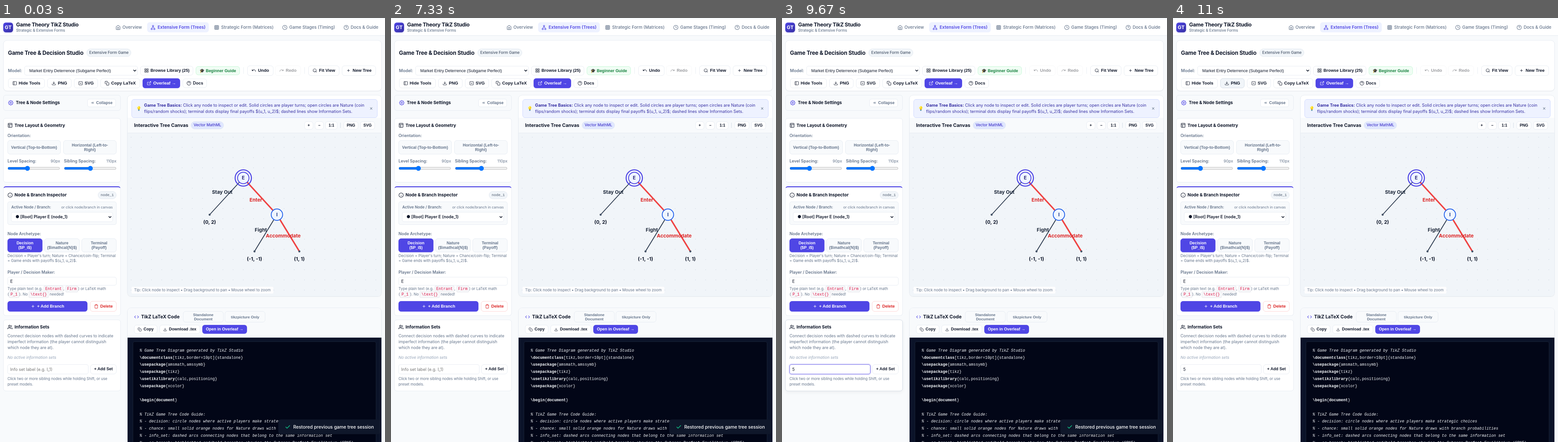
Above: before the commit, frames 1-4 (left to right).
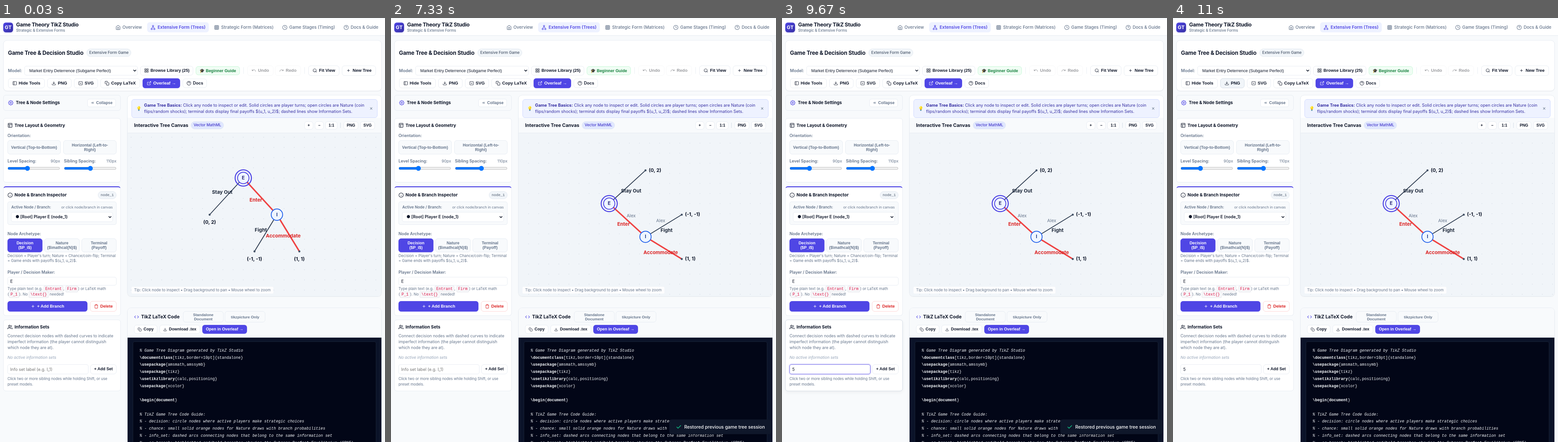
Above: after the commit, the same moments.

Repository: kochiuyu/GameTikzStudio
Game: browser game, page GameTree.html
Two runs of this game, one before a commit and one after it. Both use one fixed random seed, a clock stepped at 60 frames per second and the inputs below.
Inputs (mouse positions are in pixels of both pictures, inside the frame that each line leads up to):
- Up to frame 1 (0.03 s): no input
- Up to frame 2 (7.33 s): click (437, 369) at 0.27 s; type "Alex" at 0.27 s; click "Enter" at 0.52 s; click (479, 327) at 0.77 s; type "Alex" at 0.77 s; click "SVG" at 1.27 s; tap Escape at 1.52 s; click "Fight" at 1.77 s; click "SVG" at 2.02 s; click "×" at 2.77 s; right-click (633, 200) at 3.33 s; click "+" at 3.52 s; click "SVG" at 4.27 s; click (479, 327) at 4.77 s; type "Alex" at 4.77 s; click (437, 441) at 5.02 s; type "3" at 5.02 s; tap Enter at 5.05 s; click "Horizontal (Left-to-Right)" at 5.77 s; right-click (633, 200) at 6.33 s; click (479, 166) at 6.52 s; click "Extensive Form (Trees)" at 7.27 s
- Up to frame 3 (9.67 s): click "1:1" at 8.02 s; click "Fit View" at 8.77 s; click (828, 369) at 9.52 s; type "5" at 9.52 s; tap Enter at 9.55 s
- Up to frame 4 (11 s): click "PNG" at 10.27 s

The runs differ from the first frame. In frame 1, 0.1% of the frame differs, in the area x 65-98%, y 12-99%; in frame 2, 0.8%, in the area x 33-99%, y 12-66%; in frame 3, 0.8%; in frame 4, 0.8%.

Commit message:
Fix browser history restoration and validate real LaTeX exports

Diff:
--- a/GameTree.html
+++ b/GameTree.html
@@ -583,17 +583,16 @@
         selectNode(activeTreeModel.nodes[activeTreeModel.rootId]);
       }
 
-      updateUI();
-
-      // Check for auto-saved session
+      // Restore before the first render can push the default preset to storage.
       if (window.gameTreeHistory) {
         if (window.gameTreeHistory.restoreFromStorage()) {
           canvasRenderer.model = activeTreeModel;
           canvasRenderer.fitToScreen();
-          updateUI();
           if (window.showToast) window.showToast('Restored previous game tree session');
         }
-      }
+        window.gameTreeHistory.init();
+      }
+      updateUI();
     }
 
     function updateNodeDropdown() {
@@ -921,6 +920,15 @@
       renderInfoSetsUI();
       updateNodeDropdown();
     }
+
+    // History replaces node objects; reconnect the inspector to the restored
+    // node and refresh every view while the history manager suppresses pushes.
+    window.refreshGameTreeUI = function () {
+      const selectedId = activeSelectedNode && activeSelectedNode.id;
+      const node = activeTreeModel.nodes[selectedId] || activeTreeModel.nodes[activeTreeModel.rootId];
+      updateUI();
+      if (node) selectNode(node);
+    };
 
     function zoomCanvas(factor) {
       canvasRenderer.scale = Math.min(Math.max(0.3, canvasRenderer.scale * factor), 3.0);
@@ -1010,10 +1018,17 @@
 
     function downloadPNG() {
       const canvas = document.getElementById('treeCanvas');
-      const a = document.createElement('a');
-      a.href = canvas.toDataURL('image/png');
-      a.download = 'game-tree.png';
-      a.click();
+      canvas.toBlob(function (blob) {
+        if (!blob) return;
+        const a = document.createElement('a');
+        const url = URL.createObjectURL(blob);
+        a.href = url;
+        a.download = 'game-tree.png';
+        document.body.appendChild(a);
+        a.click();
+        a.remove();
+        setTimeout(() => URL.revokeObjectURL(url), 1000);
+      }, 'image/png');
     }
 
     function downloadSVG() {
--- a/js/game-timing.js
+++ b/js/game-timing.js
@@ -923,7 +923,9 @@
         var toX = (ph.to * dxNum + 1.5).toFixed(1);
         out.push("  \\draw[decorate, decoration={brace, amplitude=5pt}, thick, gray!70]");
         out.push("    (" + fromX + ", " + braceY + ") -- (" + toX + ", " + braceY + ")");
-        out.push("    node[midway, above=7pt, font=\\small\\bfseries, text=gray!90] {" + ph.name + "};");
+        // Phase titles are text; preserve explicitly escaped ampersands.
+        var phaseName = ph.name.replace(/(^|[^\\])&/g, '$1\\&');
+        out.push("    node[midway, above=7pt, font=\\small\\bfseries, text=gray!90] {" + phaseName + "};");
       });
       out.push("");
     }
--- a/js/game-tree.js
+++ b/js/game-tree.js
@@ -33,7 +33,9 @@
     }
 
     createNode(data = {}) {
-      const id = data.id || uniqueId();
+      let id = data.id || uniqueId();
+      // Loaded/autosaved trees can already contain IDs from a previous session.
+      while (!data.id && this.nodes[id]) id = uniqueId();
       const node = {
         id: id,
         parentId: data.parentId || null,
--- a/js/payoff-matrix.js
+++ b/js/payoff-matrix.js
@@ -650,7 +650,8 @@
       if (opts.showProbabilities && p2.probabilities[c]) {
         colLabel += " \\\\[-2pt]{\\footnotesize\\color{p2color} $(" + p2.probabilities[c] + ")$}";
       }
-      headerRow.push("{" + colLabel + "}");
+      // Keep label line breaks inside a nested alignment, not the TikZ matrix.
+      headerRow.push("{\\shortstack{" + colLabel + "}}");
     }
     out.push("    " + headerRow.join(" & ") + " \\\\");
 
@@ -695,7 +696,7 @@
         }
 
         var styleStr = nodeStyle.length > 0 ? "|[" + nodeStyle.join(", ") + "]|" : "";
-        rowCells.push("    " + styleStr + " {" + cellMath + "}");
+        rowCells.push("    " + styleStr + " {\\shortstack{" + cellMath + "}}");
       }
       out.push(rowCells.join(" & ") + " \\\\");
     }
--- a/js/undo-history.js
+++ b/js/undo-history.js
@@ -721,6 +721,10 @@
     var m = window.gameTreeModel || window.model;
     if (m && typeof m.fromJSON === 'function') {
       m.fromJSON(state);
+      if (typeof window.refreshGameTreeUI === 'function') {
+        window.refreshGameTreeUI();
+        return;
+      }
       var r = window.gameTreeRenderer || window.renderer;
       if (r) r.render();
       if (typeof window.updateCodeDisplay === 'function') window.updateCodeDisplay();
--- /dev/null
+++ b/scripts/check-latex.js
@@ -0,0 +1,30 @@
+import { mkdtempSync, writeFileSync } from 'node:fs';
+import { tmpdir } from 'node:os';
+import { join } from 'node:path';
+import { spawnSync } from 'node:child_process';
+import { loadBrowser } from '../tests/browser.js';
+
+// Optional integration check: requires pdflatex and the packages used by the app.
+// Keep logs/PDFs in the printed temporary directory for inspection.
+const output = mkdtempSync(join(tmpdir(), 'gametikz-latex-'));
+const app = loadBrowser('game-tree.js', 'payoff-matrix.js', 'game-timing.js');
+const documents = {
+  matrix: app.PayoffMatrixApp.generateTikZCode(true),
+  timing: app.GameTimingApp.generateTikZCode(true)
+};
+for (const name of ['market-entry', 'spence-signaling']) {
+  documents[`tree-${name}`] = '\\documentclass{article}\n\\usepackage{tikz}\n' +
+    '\\usepackage{amsmath,amssymb}\n\\begin{document}\n' +
+    app.GameTreePresets[name]().generateTikZ() + '\n\\end{document}\n';
+}
+console.log(`LaTeX validation output: ${output}`);
+for (const [name, source] of Object.entries(documents)) {
+  writeFileSync(join(output, `${name}.tex`), source);
+  const result = spawnSync('pdflatex', ['-no-shell-escape', '-interaction=nonstopmode',
+    '-halt-on-error', `${name}.tex`], { cwd: output, encoding: 'utf8', timeout: 60000 });
+  if (result.error || result.status !== 0) {
+    console.error(result.error?.message || result.stdout || result.stderr);
+    process.exit(1);
+  }
+  console.log(`Compiled ${name}.pdf`);
+}
--- a/tests/core.test.js
+++ b/tests/core.test.js
@@ -119,6 +119,49 @@
   assert.deepEqual(plain(snapshot), original);
 });
 
+test('adding a branch after loading a tree never reuses an existing node ID', () => {
+  const first = loadBrowser('game-tree.js');
+  const snapshot = plain(treeFixture(first).toJSON());
+  const fresh = loadBrowser('game-tree.js');
+  const restored = new fresh.GameTreeModel();
+  restored.fromJSON(snapshot);
+  const added = restored.addBranch(restored.rootId, { action: 'New' });
+  assert.equal(Object.keys(restored.nodes).length, 4);
+  assert.equal(snapshot.nodes[added.id], undefined);
+  assert.notEqual(added.id, restored.rootId);
+});
+
+test('history refreshes the page while suppressing recursive history entries', () => {
+  const context = loadBrowser('game-tree.js', 'undo-history.js');
+  context.gameTreeModel = treeFixture(context);
+  const history = context.gameTreeHistory;
+  history.init();
+  context.gameTreeModel.title = 'Changed';
+  history.push('Rename');
+  let refreshed = 0;
+  context.refreshGameTreeUI = () => {
+    assert.equal(history.isRestoring, true);
+    history.push('Render');
+    refreshed++;
+  };
+  history.undo();
+  assert.equal(refreshed, 1);
+  assert.equal(history.canUndo(), false);
+  assert.equal(history.canRedo(), true);
+});
+
+test('multiline matrix cells and phase ampersands produce compilable LaTeX constructs', () => {
+  const context = loadBrowser('payoff-matrix.js', 'game-timing.js');
+  const matrix = context.PayoffMatrixApp.generateTikZCode(true);
+  assert.ok(matrix.includes('\\shortstack{Cooperate'));
+  assert.ok(matrix.includes('\\shortstack{$\\underline{1}'));
+  const timing = context.GameTimingApp;
+  timing.getState().phases = [{ from: 0, to: 1, name: 'Signaling & Screening' }];
+  assert.ok(timing.generateTikZCode(true).includes('Signaling \\& Screening'));
+  timing.getState().phases[0].name = 'Already \\& escaped';
+  assert.ok(timing.generateTikZCode(true).includes('Already \\& escaped'));
+});
+
 test('history limits and corrupt saved data are handled without losing usability', () => {
   const context = loadBrowser('game-tree.js', 'undo-history.js');
   context.gameTreeModel = treeFixture(context);
Not shown, changed: package.json
Not shown, added: VALIDATION.md
